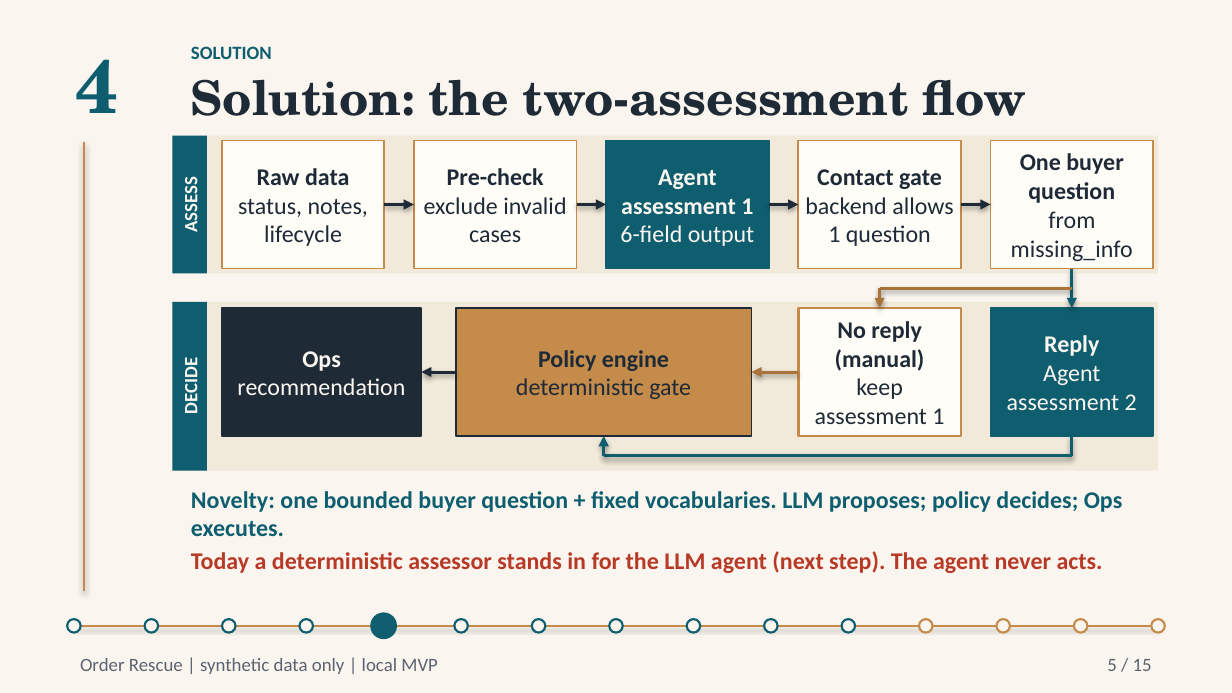
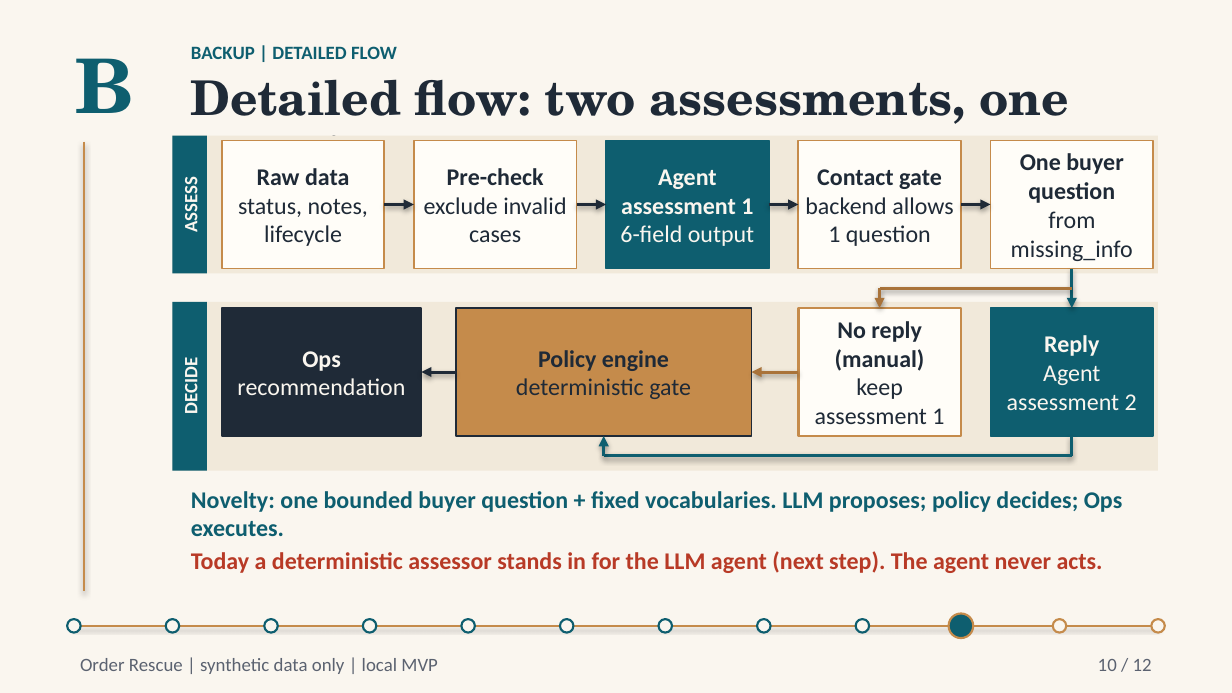
Before and after one commit to PhucNg2k/OrderResuce-Agent-Skill, a slide deck: slide 10 of docs/slides/Order_Rescue_Pitch_Deck.pptx (slide 5 before the commit). Drawn at 1232x693 pixels with LibreOffice and Linux fonts; fonts in the diff are those of the drawing. Boxes give left, top, right and bottom in pixels: in the first picture for what was removed or moved away, otherwise in the second. Text is boxed around its words. In the diff, an @@ line names an element or a change of style, - is before the commit and + after.

```diff
--- a/docs/slides/Order_Rescue_Pitch_Deck.pptx
+++ b/docs/slides/Order_Rescue_Pitch_Deck.pptx
@@ text removed at [75, 59, 118, 113] @@
-4
@@ text added at [75, 58, 134, 113], 44 pt, text #0E5E6F, bold @@
+B
@@ text at [191, 46, 397, 59]: text changed @@
-SOLUTION
+BACKUP | DETAILED FLOW
@@ text removed at [191, 79, 1026, 116] @@
-Solution: the two-assessment flow
@@ text added at [191, 79, 1069, 186], 28 pt, text #1F2A37, bold @@
+Detailed flow: two assessments, one question
@@ ellipse: place and size @@
-ellipse at [144, 620, 158, 633]
+ellipse at [165, 620, 179, 633]
@@ ellipse: place and size @@
-ellipse at [299, 620, 313, 633]
+ellipse at [265, 620, 278, 633]
@@ ellipse: place and size @@
-ellipse at [222, 620, 235, 633]
+ellipse at [362, 620, 376, 633]
@@ ellipse removed at [371, 614, 395, 638] @@
@@ ellipse: place and size @@
-ellipse at [455, 620, 468, 633]
+ellipse at [462, 620, 476, 633]
@@ ellipse: place and size @@
-ellipse at [532, 620, 546, 633]
+ellipse at [559, 620, 573, 633]
@@ ellipse removed at [610, 620, 623, 633] @@
@@ ellipse: place and size @@
-ellipse at [686, 620, 700, 633]
+ellipse at [658, 620, 671, 633]
@@ ellipse: place and size @@
-ellipse at [764, 620, 777, 633]
+ellipse at [756, 620, 770, 633]
@@ ellipse: place and size @@
-ellipse at [841, 620, 855, 633]
+ellipse at [856, 620, 870, 633]
@@ ellipse: place and size @@
-ellipse at [919, 620, 933, 633]
+ellipse at [949, 614, 973, 638]
@@ ellipse at [949, 614, 973, 638]: fill #FAF6EF to #0E5E6F @@
@@ ellipse removed at [997, 620, 1010, 633] @@
@@ ellipse: place and size @@
-ellipse at [1074, 620, 1088, 633]
+ellipse at [1052, 620, 1066, 633]
@@ text at [1098, 659, 1152, 671]: text changed @@
-5 / 15
+10 / 12
```
Also in this commit, not shown: 3 other slides changed, 7 slides added, 10 slides removed, 8 other files.
